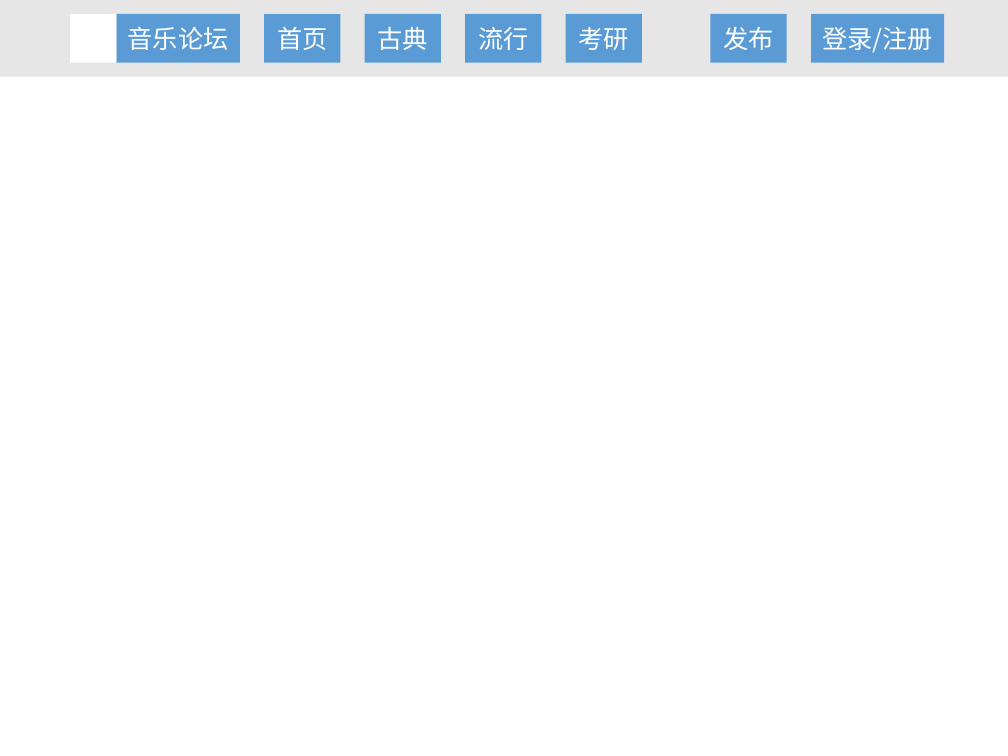
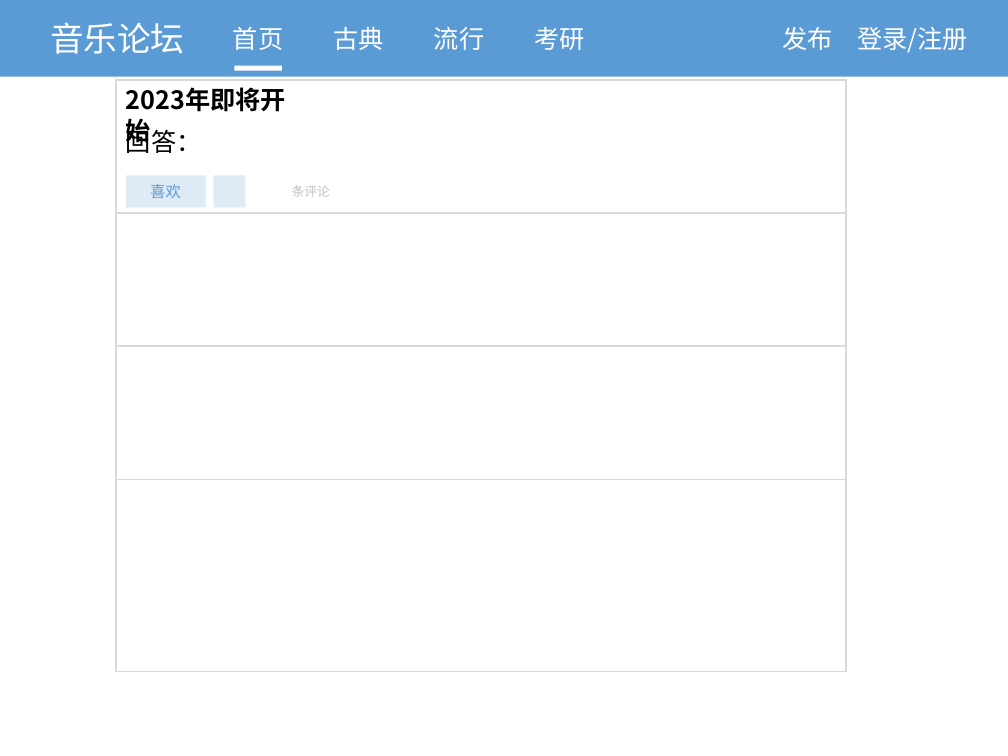
Before and after one commit to soaringwind/Orange, a slide deck: slide 1 of plan.pptx. Drawn at 1008x756 pixels with LibreOffice and Linux fonts; fonts in the diff are those of the drawing. Boxes give left, top, right and bottom in pixels: in the first picture for what was removed or moved away, otherwise in the second. Text is boxed around its words. In the diff, an @@ line names an element or a change of style, - is before the commit and + after.

```diff
--- a/plan.pptx
+++ b/plan.pptx
@@ rectangle at [0, 0, 1008, 77]: fill #E7E6E6 to #5B9BD5 @@
@@ text "音乐论坛": place and size @@
-text "音乐论坛" at [117, 14, 240, 62]
+text "音乐论坛" at [50, 22, 184, 54]
@@ text "音乐论坛" at [50, 22, 184, 54]: size 18 to 24 pt @@
@@ rectangle removed at [71, 14, 117, 62] @@
@@ 4 texts: place and size @@
-4 texts at [264, 14, 642, 62]
+4 texts at [233, 27, 584, 50]
@@ text "发布" rewrapped from [711, 14, 787, 62] to [783, 27, 833, 50] @@
@@ text "登录/注册" rewrapped from [811, 14, 944, 62] to [857, 27, 968, 53] @@
@@ rectangle added at [116, 80, 846, 671], fill #FFFFFF, outline #D9D9D9 1 pt @@
@@ rectangle added at [116, 80, 846, 213], fill #FFFFFF, outline #D9D9D9 1 pt @@
@@ text added at [116, 80, 321, 120], 18 pt, text #000000, bold @@
+2023年即将开始
@@ rectangle added at [234, 66, 281, 71], fill #FFFFFF @@
@@ text added at [126, 125, 202, 153], 18 pt, text #000000 @@
+回答：
@@ rectangle added at [126, 175, 206, 208], fill #DEEBF7 @@
@@ rectangle added at [214, 175, 246, 208], fill #DEEBF7 @@
@@ rectangle added at [266, 175, 341, 208], fill #FFFFFF @@
@@ text added at [150, 184, 181, 198], 11 pt, text #5B9BD5 @@
+喜欢
@@ text added at [292, 186, 330, 197], 9 pt, text #BFBFBF @@
+条评论
@@ rectangle added at [116, 213, 846, 346], fill #FFFFFF, outline #D9D9D9 1 pt @@
@@ rectangle added at [116, 346, 846, 479], fill #FFFFFF, outline #D9D9D9 1 pt @@
```
Also in this commit, not shown: 1 slide added, 1 other file.
